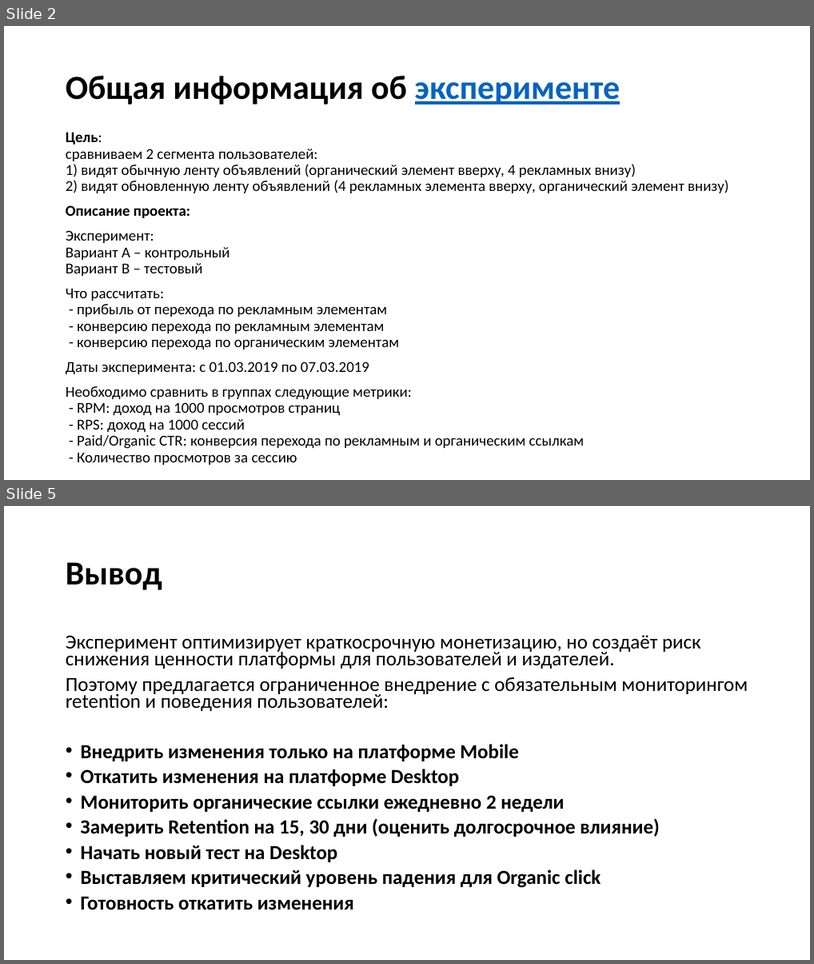
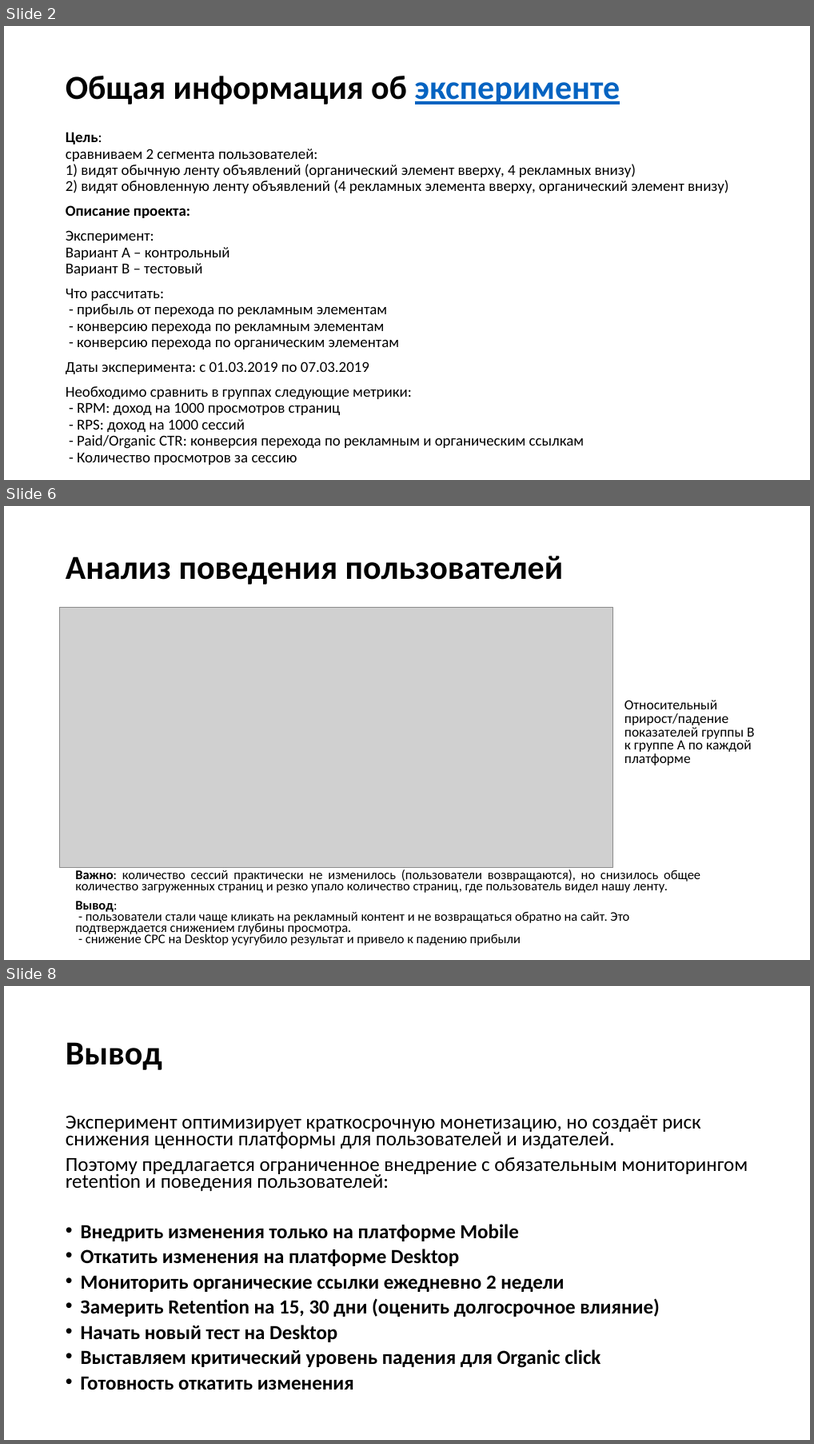
Before and after one commit to antipovdenis/AB_test_MarketpleteFeed, a slide deck: AB_test.pptx. Shown one above the other, each under a label of ours: slides 2 and 5 before the commit, slides 2, 6 and 8 after it; the slides between them are not shown. The pictures are 814x964 and 814x1444 pixels, drawn with LibreOffice and Linux fonts; fonts in the diff are those of the drawing; grey boxes stand for pictures. Boxes give left, top, right and bottom in pixels: in the first picture for what was removed or moved away, otherwise in the second. Text is boxed around its words. In the diff, an @@ line names an element or a change of style, - is before the commit and + after.

```diff
--- a/AB_test.pptx
+++ b/AB_test.pptx
@@ slide 6 added at (4, 506, 810, 960), background #FFFFFF @@
@@ title added at (66, 556, 564, 584), 40 pt, text #000000, bold @@
+Анализ поведения пользователей
@@ picture added at (60, 607, 614, 867) @@
@@ text added at (625, 700, 754, 765), 16.6 pt, text #000000 @@
+Относительный прирост/падение показателей группы В к группе А по каждой платформе
@@ text added at (75, 869, 701, 945), 15.7 pt, text #000000 @@
+Важно: количество сессий практически не изменилось (пользователи возвращаются), но снизилось общее количество загруженных страниц и резко упало количество страниц, где пользователь видел нашу ленту.
+Вывод:
+- пользователи стали чаще кликать на рекламный контент и не возвращаться обратно на сайт. Это подтверждается снижением глубины просмотра.
+- снижение CPC на Desktop усугубило результат и привело к падению прибыли
@@ what was slide 5 is now slide 8 @@
```
Also in this commit, not shown: 3 slides changed, 2 other slides added, 2 other files.
